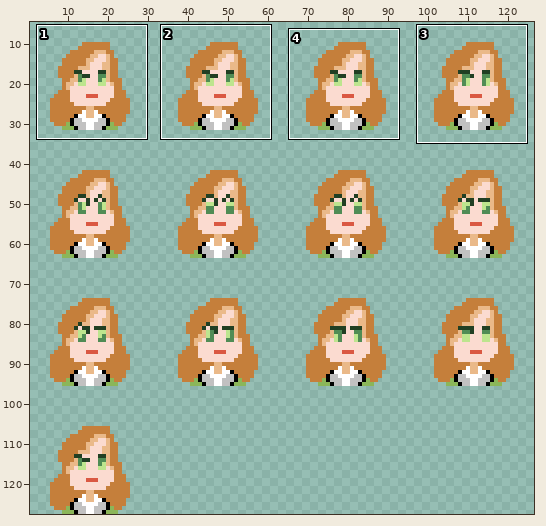
A sprite sheet gets an edit: assets/sprites/teacher_2phase.png. The picture above shows the old version from afar; the outline marks the close-up.
Close-up. The starting point:
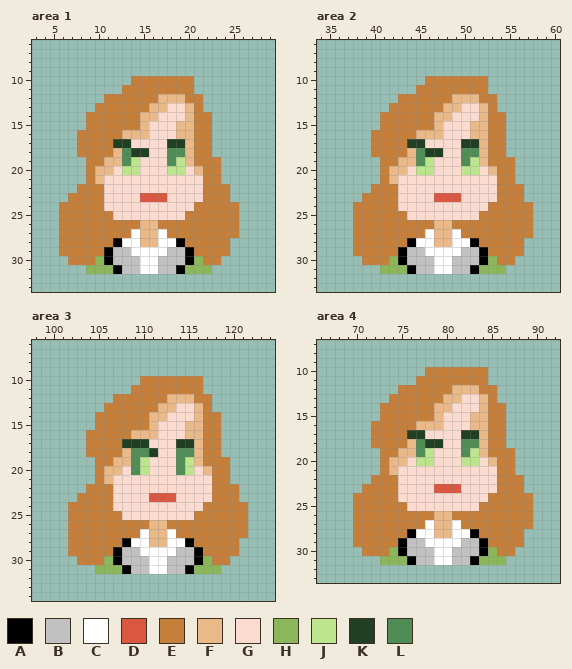
The file is 128x128 pixels. Shown: area 1: x 3..29, y 6..33; area 2: x 34..60, y 6..33; area 3: x 98..124, y 6..34; area 4: x 66..92, y 7..33. The wide view leaves out empty margins. The commit also changed other parts of the picture, which this record leaves out.
Palette (. is transparent): A #000000  B #c1c1c1  C #ffffff  D #da5842  E #c57f3b  F #eab989  G #fbdbd0  H #8bb659  J #bde58e  K #213f23  L #508c55
Pixels before, area 1, first column x 6:
10 ........EEEEEEE.....
11 .......EEEEEEEE.....
12 .....EEEEEEFFFEE....
13 ....EEEEEEFFGGFE....
14 ...EEEEEEFFGGGFEE...
15 ...EEEEEEFGGGFFEE...
16 ..EEEEEFFFGGGFFEE...
17 ..EEEEKKGGGGKKFEE...
18 ..EEEEFLKKGGLLFEE...
19 ...EEFFLJGGGLJFEEE..
20 ...EFFGJJGGGJJGFEE..
21 ...EFGGGGGGGGGGGEE..
22 ..EEEGGGGGGGGGGGEEE.
23 .EEEEGGGGDDDGGGGEEE.
24 EEEEEGGGGGGGGGGEEEEE
25 EEEEEEGGGGGGGGEEEEEE
26 EEEEEEEEEFFEEEEEEEEE
27 EEEEEEEECFFCEEEEEEEE
28 EEEEEEACCFFCCAEEEEE.
29 EEEEEABBCCCCBBAEEEE.
30 .EEEHABBBCCBBBAHEE..
31 ...HHHABBCCBBAHHH...
Pixels before, area 2, first column x 38:
10 ........EEEEEEE.....
11 .......EEEEEEEE.....
12 .....EEEEEEFFFEE....
13 ....EEEEEEFFGGFE....
14 ...EEEEEEFFGGGFEE...
15 ...EEEEEEFGGGFFEE...
16 ..EEEEEFFFGGGFFEE...
17 ..EEEEKKGGGGKKFEE...
18 ..EEEEFLKKGGLLFEE...
19 ...EEFFLJGGGLJFEEE..
20 ...EFFGJJGGGJJGFEE..
21 ...EFGGGGGGGGGGGEE..
22 ..EEEGGGGGGGGGGGEEE.
23 .EEEEGGGGDDDGGGGEEE.
24 EEEEEGGGGGGGGGGEEEEE
25 EEEEEEGGGGGGGGEEEEEE
26 EEEEEEEEEFFEEEEEEEEE
27 EEEEEEEECFFCEEEEEEEE
28 EEEEEEACCFFCCAEEEEE.
29 EEEEEABBCCCCBBAEEEE.
30 .EEEHABBBCCBBBAHEE..
31 ...HHHABBCCBBAHHH...
Pixels before, area 3, first column x 102:
10 ........EEEEEEE.....
11 .......EEEEEEEE.....
12 .....EEEEEEFFFEE....
13 ....EEEEEEFFGGFE....
14 ...EEEEEEFFGGGFEE...
15 ...EEEEEEFGGGFFEE...
16 ..EEEEEFFFGGGFFEE...
17 ..EEEEKKKGGGKKFEE...
18 ..EEEEFLLKGGLLFEE...
19 ...EEFFLJGGGLJFEEE..
20 ...EFFGLJGGGLJGFEE..
21 ...EFGGGGGGGGGGGEE..
22 ..EEEGGGGGGGGGGGEEE.
23 .EEEEGGGGDDDGGGGEEE.
24 EEEEEGGGGGGGGGGEEEEE
25 EEEEEEGGGGGGGGEEEEEE
26 EEEEEEEEEFFEEEEEEEEE
27 EEEEEEEECFFCEEEEEEEE
28 EEEEEEACCFFCCAEEEEE.
29 EEEEEABBCCCCBBAEEEE.
30 .EEEHABBBCCBBBAHEE..
31 ...HHHABBCCBBAHHH...
Pixels before, area 4, first column x 70:
10 ........EEEEEEE.....
11 .......EEEEEEEE.....
12 .....EEEEEEFFFEE....
13 ....EEEEEEFFGGFE....
14 ...EEEEEEFFGGGFEE...
15 ...EEEEEEFGGGFFEE...
16 ..EEEEEFFFGGGFFEE...
17 ..EEEEKKGGGGKKFEE...
18 ..EEEEFLKKGGLLFEE...
19 ...EEFFLJGGGLJFEEE..
20 ...EFFGJJGGGJJGFEE..
21 ...EFGGGGGGGGGGGEE..
22 ..EEEGGGGGGGGGGGEEE.
23 .EEEEGGGGDDDGGGGEEE.
24 EEEEEGGGGGGGGGGEEEEE
25 EEEEEEGGGGGGGGEEEEEE
26 EEEEEEEEEFFEEEEEEEEE
27 EEEEEEEECFFCEEEEEEEE
28 EEEEEEACCFFCCAEEEEE.
29 EEEEEABBCCCCBBAEEEE.
30 .EEEHABBBCCBBBAHEE..
31 ...HHHABBCCBBAHHH...
After the commit:
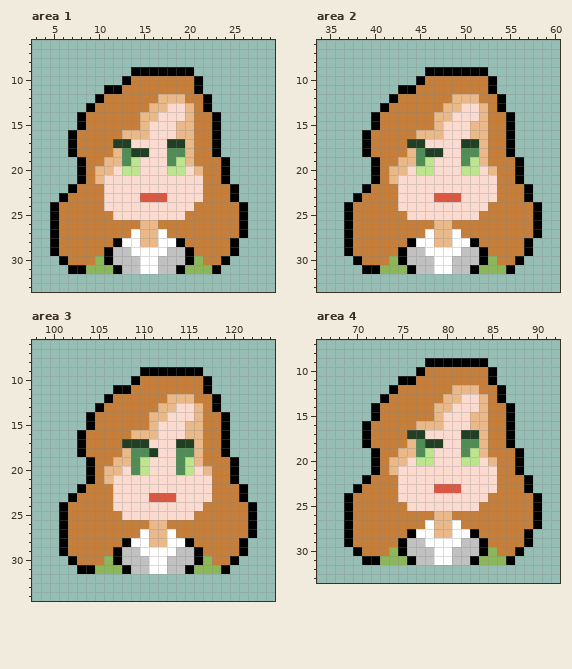
The exact change:
Area 1:
y 9: x 14..20 ....... -> AAAAAAA
y 10: x 13 . -> A; x 21 . -> A
y 11: x 11..12 .. -> AA; x 21 . -> A
y 12: x 10 . -> A; x 22 . -> A
y 13: x 9 . -> A; x 22 . -> A
y 14..15: x 8 . -> A; x 23 . -> A
y 16..18: x 7 . -> A; x 23 . -> A
y 19..21: x 8 . -> A; x 24 . -> A
y 22: x 7 . -> A; x 25 . -> A
y 23: x 6 . -> A; x 25 . -> A
y 24..27: x 5 . -> A; x 26 . -> A
y 28..29: x 5 . -> A; x 25 . -> A
y 30: x 6 . -> A; x 24 . -> A
y 31: x 7..8 .. -> AA; x 23 . -> A
Area 2:
y 9: x 46..52 ....... -> AAAAAAA
y 10: x 45 . -> A; x 53 . -> A
y 11: x 43..44 .. -> AA; x 53 . -> A
y 12: x 42 . -> A; x 54 . -> A
y 13: x 41 . -> A; x 54 . -> A
y 14..15: x 40 . -> A; x 55 . -> A
y 16..18: x 39 . -> A; x 55 . -> A
y 19..21: x 40 . -> A; x 56 . -> A
y 22: x 39 . -> A; x 57 . -> A
y 23: x 38 . -> A; x 57 . -> A
y 24..27: x 37 . -> A; x 58 . -> A
y 28..29: x 37 . -> A; x 57 . -> A
y 30: x 38 . -> A; x 56 . -> A
y 31: x 39..40 .. -> AA; x 55 . -> A
Area 3:
y 9: x 110..116 ....... -> AAAAAAA
y 10: x 109 . -> A; x 117 . -> A
y 11: x 107..108 .. -> AA; x 117 . -> A
y 12: x 106 . -> A; x 118 . -> A
y 13: x 105 . -> A; x 118 . -> A
y 14..15: x 104 . -> A; x 119 . -> A
y 16..18: x 103 . -> A; x 119 . -> A
y 19..21: x 104 . -> A; x 120 . -> A
y 22: x 103 . -> A; x 121 . -> A
y 23: x 102 . -> A; x 121 . -> A
y 24..27: x 101 . -> A; x 122 . -> A
y 28..29: x 101 . -> A; x 121 . -> A
y 30: x 102 . -> A; x 120 . -> A
y 31: x 103..104 .. -> AA; x 119 . -> A
Area 4:
y 9: x 78..84 ....... -> AAAAAAA
y 10: x 77 . -> A; x 85 . -> A
y 11: x 75..76 .. -> AA; x 85 . -> A
y 12: x 74 . -> A; x 86 . -> A
y 13: x 73 . -> A; x 86 . -> A
y 14..15: x 72 . -> A; x 87 . -> A
y 16..18: x 71 . -> A; x 87 . -> A
y 19..21: x 72 . -> A; x 88 . -> A
y 22: x 71 . -> A; x 89 . -> A
y 23: x 70 . -> A; x 89 . -> A
y 24..27: x 69 . -> A; x 90 . -> A
y 28..29: x 69 . -> A; x 89 . -> A
y 30: x 70 . -> A; x 88 . -> A
y 31: x 71..72 .. -> AA; x 87 . -> A
Where, in picture pixels (left, top, right, bottom), the same in both close-ups:
added: (50, 67, 248, 274)
added: (344, 67, 542, 274)
added: (59, 367, 257, 574)
added: (344, 358, 542, 565)
